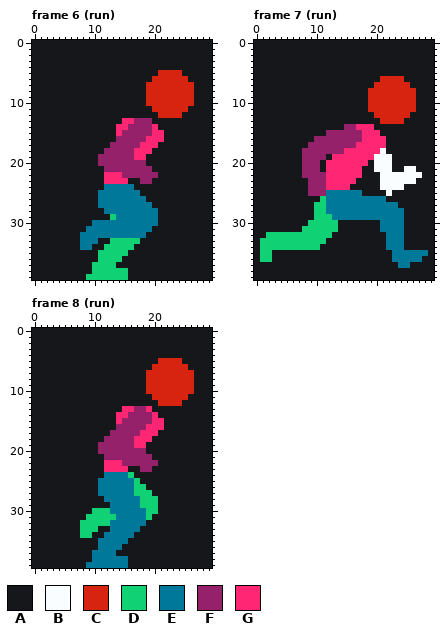
Pixel-art file -- 8.Asset/2D/texture_player.ase. That is the earlier state.
30x40 pixels, 12 frames. Shown: frame 6 (run), frame 7 (run), frame 8 (run). The commit also changed other frames, which this record leaves out.
Visible layers, top first: "posing", "front_arm", "body", "editor_only_bg".
Palette (. is transparent): A #16171a  B #fafdff  C #d62411  D #10d275  E #007899  F #94216a  G #ff2674
Pixels before, frame 6 (run), first column x 0:
 0 AAAAAAAAAAAAAAAAAAAAAAAAAAAAAA
 1 AAAAAAAAAAAAAAAAAAAAAAAAAAAAAA
 2 AAAAAAAAAAAAAAAAAAAAAAAAAAAAAA
 3 AAAAAAAAAAAAAAAAAAAAAAAAAAAAAA
 4 AAAAAAAAAAAAAAAAAAAAAAAAAAAAAA
 5 AAAAAAAAAAAAAAAAAAAAACCCCAAAAA
 6 AAAAAAAAAAAAAAAAAAAACCCCCCAAAA
 7 AAAAAAAAAAAAAAAAAAACCCCCCCCAAA
 8 AAAAAAAAAAAAAAAAAAACCCCCCCCAAA
 9 AAAAAAAAAAAAAAAAAAACCCCCCCCAAA
10 AAAAAAAAAAAAAAAAAAACCCCCCCCAAA
11 AAAAAAAAAAAAAAAAAAAACCCCCCAAAA
12 AAAAAAAAAAAAAAAAAAAAACCCCAAAAA
13 AAAAAAAAAAAAAAAGGFFFAAAAAAAAAA
14 AAAAAAAAAAAAAAGGFFFFGAAAAAAAAA
15 AAAAAAAAAAAAAAGFFFFFGGAAAAAAAA
16 AAAAAAAAAAAAAAFFFFFGGGAAAAAAAA
17 AAAAAAAAAAAAAFFFFFGGGAAAAAAAAA
18 AAAAAAAAAAAAFFFFFGGGAAAAAAAAAA
19 AAAAAAAAAAAFFFFFFGGAAAAAAAAAAA
20 AAAAAAAAAAAFFFFFFFFAAAAAAAAAAA
21 AAAAAAAAAAAAFFFFFFFFAAAAAAAAAA
22 AAAAAAAAAAAAGGGFFFFFFAAAAAAAAA
23 AAAAAAAAAAAAGGGGAAFFAAAAAAAAAA
24 AAAAAAAAAAAAEEEEEAAAAAAAAAAAAA
25 AAAAAAAAAAAEEEEEEEAAAAAAAAAAAA
26 AAAAAAAAAAAEEEEEEEEAAAAAAAAAAA
27 AAAAAAAAAAAEEEEEEEEEAAAAAAAAAA
28 AAAAAAAAAAAAEEEEEEEEEAAAAAAAAA
29 AAAAAAAAAAAAADEEEEEEEAAAAAAAAA
30 AAAAAAAAAAEEEEEEEEEEEAAAAAAAAA
31 AAAAAAAAAEEEEEEEEEEEAAAAAAAAAA
32 AAAAAAAAEEEEEEEEEEEAAAAAAAAAAA
33 AAAAAAAAEEEAADDDDDAAAAAAAAAAAA
34 AAAAAAAAEEAADDDDDAAAAAAAAAAAAA
35 AAAAAAAAAAADDDDDAAAAAAAAAAAAAA
36 AAAAAAAAAAADDDDAAAAAAAAAAAAAAA
37 AAAAAAAAAADDDDAAAAAAAAAAAAAAAA
38 AAAAAAAAAADDDDDDAAAAAAAAAAAAAA
39 AAAAAAAAADDDDDDDAAAAAAAAAAAAAA
Pixels before, frame 7 (run), first column x 0:
 0 AAAAAAAAAAAAAAAAAAAAAAAAAAAAAA
 1 AAAAAAAAAAAAAAAAAAAAAAAAAAAAAA
 2 AAAAAAAAAAAAAAAAAAAAAAAAAAAAAA
 3 AAAAAAAAAAAAAAAAAAAAAAAAAAAAAA
 4 AAAAAAAAAAAAAAAAAAAAAAAAAAAAAA
 5 AAAAAAAAAAAAAAAAAAAAAAAAAAAAAA
 6 AAAAAAAAAAAAAAAAAAAAACCCCAAAAA
 7 AAAAAAAAAAAAAAAAAAAACCCCCCAAAA
 8 AAAAAAAAAAAAAAAAAAACCCCCCCCAAA
 9 AAAAAAAAAAAAAAAAAAACCCCCCCCAAA
10 AAAAAAAAAAAAAAAAAAACCCCCCCCAAA
11 AAAAAAAAAAAAAAAAAAACCCCCCCCAAA
12 AAAAAAAAAAAAAAAAAAAACCCCCCAAAA
13 AAAAAAAAAAAAAAAAAAAAACCCCAAAAA
14 AAAAAAAAAAAAAAAFFGGGAAAAAAAAAA
15 AAAAAAAAAAAAFFFFFFGGGAAAAAAAAA
16 AAAAAAAAAAFFFFFFFFGGGGAAAAAAAA
17 AAAAAAAAAFFFFFFFFGGGGGAAAAAAAA
18 AAAAAAAAFFFFFFFGGGGGGBAAAAAAAA
19 AAAAAAAAFFFFAGGGGGGGBBBAAAAAAA
20 AAAAAAAAFFFAGGGGGGGABBBAAAAAAA
21 AAAAAAAAFFFAGGGGGGAABBBAABBAAA
22 AAAAAAAAFFFFGGGGGGAAABBBBBBBAA
23 AAAAAAAAAFFFGGGGGAAAABBBBBBAAA
24 AAAAAAAAAFFFGGGGAAAAABBBBAAAAA
25 AAAAAAAAAFFFEEEEEEAAAABAAAAAAA
26 AAAAAAAAAAADEEEEEEEEEEAAAAAAAA
27 AAAAAAAAAADDEEEEEEEEEEEEAAAAAA
28 AAAAAAAAAADDEEEEEEEEEEEEEAAAAA
29 AAAAAAAAAADDDEEEEEEEEEEEEAAAAA
30 AAAAAAAAADDDDDAAAAAAAEEEEAAAAA
31 AAAAAAAADDDDDDAAAAAAAEEEEAAAAA
32 AADDDDDDDDDDDAAAAAAAAAEEEAAAAA
33 ADDDDDDDDDDDAAAAAAAAAAEEEAAAAA
34 ADDDDDDDDDDAAAAAAAAAAAEEEAAAAA
35 ADDAAAAAAAAAAAAAAAAAAAAEEEEEEA
36 ADDAAAAAAAAAAAAAAAAAAAAEEEEEAA
37 AAAAAAAAAAAAAAAAAAAAAAAAEEAAAA
38 AAAAAAAAAAAAAAAAAAAAAAAAAAAAAA
39 AAAAAAAAAAAAAAAAAAAAAAAAAAAAAA
Pixels before, frame 8 (run), first column x 0:
 0 AAAAAAAAAAAAAAAAAAAAAAAAAAAAAA
 1 AAAAAAAAAAAAAAAAAAAAAAAAAAAAAA
 2 AAAAAAAAAAAAAAAAAAAAAAAAAAAAAA
 3 AAAAAAAAAAAAAAAAAAAAAAAAAAAAAA
 4 AAAAAAAAAAAAAAAAAAAAAAAAAAAAAA
 5 AAAAAAAAAAAAAAAAAAAAACCCCAAAAA
 6 AAAAAAAAAAAAAAAAAAAACCCCCCAAAA
 7 AAAAAAAAAAAAAAAAAAACCCCCCCCAAA
 8 AAAAAAAAAAAAAAAAAAACCCCCCCCAAA
 9 AAAAAAAAAAAAAAAAAAACCCCCCCCAAA
10 AAAAAAAAAAAAAAAAAAACCCCCCCCAAA
11 AAAAAAAAAAAAAAAAAAAACCCCCCAAAA
12 AAAAAAAAAAAAAAAAAAAAACCCCAAAAA
13 AAAAAAAAAAAAAAAGGFFGAAAAAAAAAA
14 AAAAAAAAAAAAAAGGFFFFGAAAAAAAAA
15 AAAAAAAAAAAAAAGFFFFFGGAAAAAAAA
16 AAAAAAAAAAAAAAFFFFFGGGAAAAAAAA
17 AAAAAAAAAAAAAFFFFFGGGAAAAAAAAA
18 AAAAAAAAAAAAFFFFFGGGAAAAAAAAAA
19 AAAAAAAAAAAFFFFFFGGAAAAAAAAAAA
20 AAAAAAAAAAAFFFFFFFFAAAAAAAAAAA
21 AAAAAAAAAAAAFFFFFFFFAAAAAAAAAA
22 AAAAAAAAAAAAGGGFFFFFFAAAAAAAAA
23 AAAAAAAAAAAAGGGGAAFFAAAAAAAAAA
24 AAAAAAAAAAAAEEEEDAAAAAAAAAAAAA
25 AAAAAAAAAAAEEEEEEDAAAAAAAAAAAA
26 AAAAAAAAAAAEEEEEEDDAAAAAAAAAAA
27 AAAAAAAAAAAEEEEEEDDDAAAAAAAAAA
28 AAAAAAAAAAAAEEEEEEDDDAAAAAAAAA
29 AAAAAAAAAAAAAEEEEEDDDAAAAAAAAA
30 AAAAAAAAAADDDEEEEEEDDAAAAAAAAA
31 AAAAAAAAADDDDDEEEEEDAAAAAAAAAA
32 AAAAAAAADDDDDEEEEEEAAAAAAAAAAA
33 AAAAAAAADDDAAEEEEEAAAAAAAAAAAA
34 AAAAAAAADDAAEEEEEAAAAAAAAAAAAA
35 AAAAAAAAAAAEEEEEAAAAAAAAAAAAAA
36 AAAAAAAAAAAEEEEAAAAAAAAAAAAAAA
37 AAAAAAAAAAEEEEAAAAAAAAAAAAAAAA
38 AAAAAAAAAAEEEEEEAAAAAAAAAAAAAA
39 AAAAAAAAAEEEEEEEAAAAAAAAAAAAAA
New version:
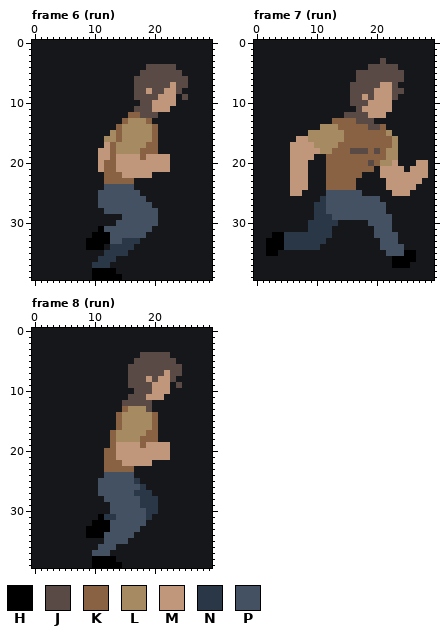
Colours new in this view: H #000000  J #594a45  K #886243  L #a58a62  M #c0977a  N #2a3747  P #445162
Message: update player texture, add missing tiles to tileset
Diff:
Changed rows in their new state; - is an unchanged pixel.
Frame 6 (run), layers "front_arm", "body", "posing":
first column x 8:
 4 -----------JJJJJ---
 5 ----------JJJJJJJ--
 6 ---------JJJJJJJJJ-
 7 ---------JJJJJJMJJA
 8 ---------JJMJJMMJAA
 9 ---------JJJJMMMAJA
10 ----------JJMMMMAAA
11 ---------JJJMMMAAA-
12 --------KKJJJAAAA--
13 -------KLLLK-------
14 ------KLLLLLK------
15 -----LKLLLLLKA-----
16 ----LLKLLLLLKA-----
17 ----MKLLLLLKK------
18 ---MMKLLLLKKK------
19 ---MMKMMMMKMMMM----
20 ---MKKMMMMMMMMM----
21 ---MKKMMMMMMMMM----
22 ----KKKMMMMMA------
23 ----KKKKK-AA-------
24 ----PPPPP----------
25 ---PPPPPPP---------
26 ---PPPPPPPP--------
27 ---PPPPPPPPP-------
28 ----PPPPPPPPP------
29 -----AAPPPPPP------
30 --AAAAPPPPPPP------
31 -AAHPPPPPPPP-------
32 AAHHHPPPPPP--------
33 AHHHHPPNNN---------
34 AHHHANNNN----------
35 ---ANNNN-----------
36 ---NNNA------------
37 --NNNA-------------
38 --HHHHAA-----------
39 -AHHHHHA-----------
Frame 7 (run), layers "body", "posing":
first column x 1:
 3 --------------------J-------
 4 ------------------JJJJJ-----
 5 ----------------JJJJJJJJ----
 6 ----------------JJJJJJJJ----
 7 ---------------JJJJJMMJAA---
 8 ---------------JJJJMMMJJAA--
 9 ---------------JJMJMMMJAAA--
10 ---------------JJJMMMMAAAA--
11 ----------------JMMMMMAAAA--
12 --------------JJJJMMMAAAA---
13 ------------KKKKJJJ-AAAA----
14 ----------LLLKKKKKJJK-------
15 --------LLLLLLKKKKKKKL------
16 ------MMLLLLLLKKKKKKKKL-----
17 -----MMMMLLLLKKKKKKKKKL-----
18 -----MMMMMLLKKKJJJKJKLL-----
19 -----MMMMAAKKKKKKKKKKLL-----
20 -----MMMAA-KKKKKKKJKLLM---MM
21 -----MMMAA-KKKKKKKKAMMMMAMMM
22 -----MMMAAAKKKKKK---MMMMMMMM
23 -----MMMAAAKKKKK----AMMMMMM-
24 -----MMMAAAKKKKK----AMMMMM--
25 -----MM-AAAPPPPPP----AMMM---
26 ----------NPPPPPPPPPA-------
27 ---------NNPPPPPPPPPPAA-----
28 ---------NNPPPPPPPPPPAAA----
29 ---------NNNPPPPPPPPPPAA----
30 --------NNNNN-----PPPPAA----
31 -------ANNNNA------PPPAA----
32 -AHHNNNNNNNN-------PPPPA----
33 AHHHNNNNNNN---------PPPA----
34 AHHHNNNNNN----------PPPP----
35 AHH------------------PPPHHAA
36 AA--------------------HHHHA-
37 ----------------------HHH---
Frame 8 (run), layers "front_arm", "body", "posing":
first column x 8:
 4 ----------JJJJJ----
 5 ---------JJJJJJJA--
 6 --------JJJJJJJJJA-
 7 --------JJJJJJMJJAA
 8 --------JJJMJMMJAAA
 9 --------JJJJMMMAJAA
10 ---------JJJMMMAAAA
11 --------JJJMMMAAAA-
12 -------JJJJJ-AAAA--
13 -------KLLLJ-------
14 ------KLLLLLK------
15 ------KLLLLLKA-----
16 ------KLLLLLKA-----
17 -----KLLLLLKK------
18 ----AKLLLLKKK------
19 ---AAKMMMMKMMMM----
20 ---AKKMMMMMMMMM----
21 ----KKMMMMMMMMM----
22 ----KKKMMMMMA------
23 ----KKKKK-AA-------
24 ----PPPPP----------
25 ---PPPPPPN---------
26 ---PPPPPPPN--------
27 ---PPPPPPNNN-------
28 ----PPPPPPNNN------
29 -----PPPPPNNN------
30 --AAAPPPPPPNN------
31 -AAHNNPPPPPN-------
32 AAHHHPPPPPP--------
33 AHHHHPPPPP---------
34 AHHHPPPPP----------
35 ---APPPP-----------
36 ---PPPA------------
37 --PPPA-------------
38 --HHHHAA-----------
39 -AHHHHHA-----------
